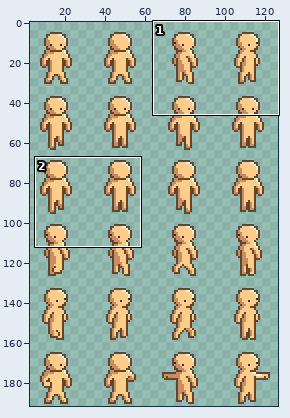
Pixel-art file -- Assets/Content/Races/human_light/human_light.ase. Above: a wide view before the commit, with the close-up outlined.
Close-up. Old version:
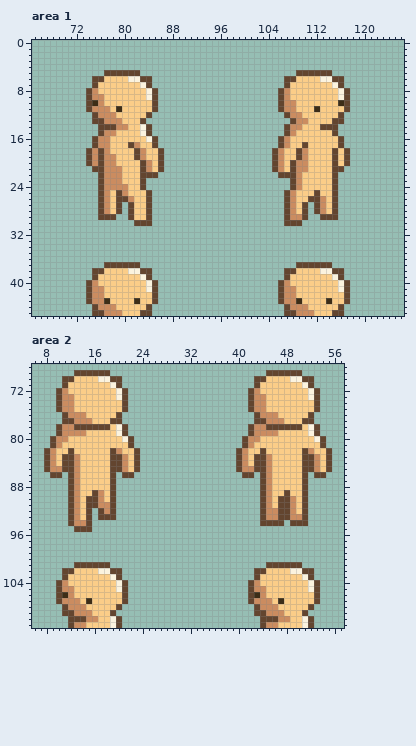
128x192 pixels, 1 frame. Shown: area 1: x 65..126, y 0..45; area 2: x 6..57, y 68..111. The wide view leaves out empty margins. The commit also changed other parts of the picture, which this record leaves out.
Once edited:
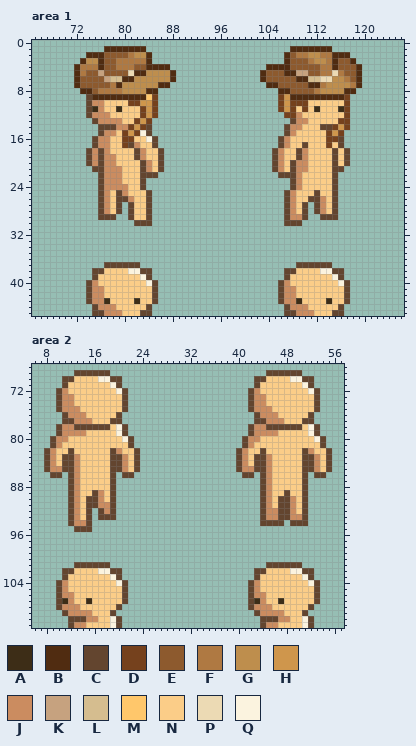
Palette (. is transparent): A #3d2d17  B #502c11  C #63452f  D #75411d  E #8d5a2e  F #af7942  G #be8e4d  H #cf964c  J #cb8c60  K #c6a27f  L #d5bd8f  M #ffc76b  N #fbcd88  P #ecdab4  Q #fbf3df
From old to new:
layer "Layer 2" now shown
layer "Layer 3" added
--- area 1
@@ x 65..126 @@
  0 ..............................................................
- 1 ..............................................................
- 2 ..............................................................
- 3 ..............................................................
- 4 ..............................................................
- 5 ............CCCCCC..........................CCCCCC............
- 6 ..........CCNNNNQQCC......................CCNNNNQQCC..........
- 7 ..........CNNNNNNNQC......................CNNNNNNNQC..........
- 8 .........CJNNNNNNNNQC....................CJNNNNNNNNQC.........
- 9 .........CJJNNNNNNNQC....................CJNNNNNNNNQC.........
-10 .........CAJNNNNNNNNC....................CJJNNNNNNNAC.........
-11 .........CJJJNANNNNNC....................CJJNNNANNNNC.........
-12 ..........CJJJNNNNNC......................CJJNNNNNNC..........
-13 ..........CCJJJNNNC........................CJJNNNNCC..........
-14 ...........CCCJJNNQC......................CJJNNNCCC...........
-15 ...........CJJNNNNQC......................CJNNNNNNC...........
-16 ..........CJJNNNNNNQC....................CJNNNNNNNNC..........
-17 ..........CJJNNNCJNNC....................CJNNCNNNNNC..........
+ 1 ............BBBBBBB........................BBBBBBB............
+ 2 .........BBBEEEEFGGB......................BEFFGGFFBBB.........
+ 3 ........BGGBEEFFFFFB......................BEEEFGGFBEEB........
+ 4 .......BFFFBEEFFFEEBBBB................BBBBEEEEEFFBEEEB.......
+ 5 .......BFEEKEEEEPBBGGGGB..............BEEEBBKKEEFFPFEEB.......
+ 6 .......BEEEEKLLBBGGGGGGB..............BEEEEEBBLLPPGGFEB.......
+ 7 .......BEEEEEFBGGGGGGBB................BBEEEEEBBFGGGGFB.......
+ 8 ........BBEFFFFGGGGBB....................BBEEEEFGGGGBB........
+ 9 .........CBBBBBBBBBMD....................DHBBBBBBBBBD.........
+10 .........CJJNNNNDDHHD....................DHDDDNNNNNND.........
+11 .........CAJNNANNNDHD....................DHDNDNANNNAD.........
+12 .........CJJJNNNNNDHD.....................DDJNNNNNNND.........
+13 ..........CJJJJNNDHD.......................CJJNNNNNDD.........
+14 ...........CCCJJDHDC......................CJJNNNCCDHD.........
+15 ...........CJJNDHDQC......................CJNNNNNDHD..........
+16 ..........CJJNNDDNNQC....................CJNNNNNNDDC..........
+17 ..........CJJNNDCJNNC....................CJNNCNNNDNC..........
 18 .........CJCJNNNNCJNNC..................CJNNCJNNNNCNC.........
@@ x 82..118 @@
 40 NNQC....................CJNNNNNNNNQC.
-41 NNQC....................CJJNNNNNNNQC.
+41 NNNC....................CJJNNNNNNNNC.
 42 NNNC....................CJJNNNNNNNNC.
--- area 2, layers "Layer 1", "Layer"
@@ x 6..57 @@
  72 ....CJNNNNNNNNQC....................CJNNNNNNNNQC....
- 73 ....CJJNNNNNNNQC....................CJJNNNNNNNQC....
+ 73 ....CJJNNNNNNNNC....................CJJNNNNNNNNC....
  74 ....CJJNNNNNNNNC....................CJJNNNNNNNNC....
- 75 ....CJJNNNNNNNNC....................CJJNNNNNNNNC....
+ 75 ....CJJJNNNNNNNC....................CJJJNNNNNNNC....
  76 .....CJJJNNNNNC......................CJJJNNNNNC.....
@@ x 6..57 @@
 104 ....CJNNNNNNNNQC....................CJNNNNNNNNQC....
-105 ....CJJNNNNNNNQC....................CJJNNNNNNNQC....
-106 ....CAJNNNNNNNNC....................CAJNNNNNNNNC....
-107 ....CJJJNANNNNNC....................CJJJNANNNNNC....
-108 .....CJJJNNNNNC......................CJJJNNNNNC.....
-109 .....CCJJJNNNC.......................CCJJJNNNC......
+105 ....CJNNNNNNNNNC....................CJNNNNNNNNNC....
+106 ....CJJNNNNNNNNC....................CJJNNNNNNNNC....
+107 ....CAJNNANNNNNC....................CAJNNANNNNNC....
+108 ....CJJJNNNNNNC.....................CJJJNNNNNNC.....
+109 .....CJJJJNNNC.......................CJJJJNNNC......
 110 ......CCCJJNNQC.......................CCCJJNNQC.....
